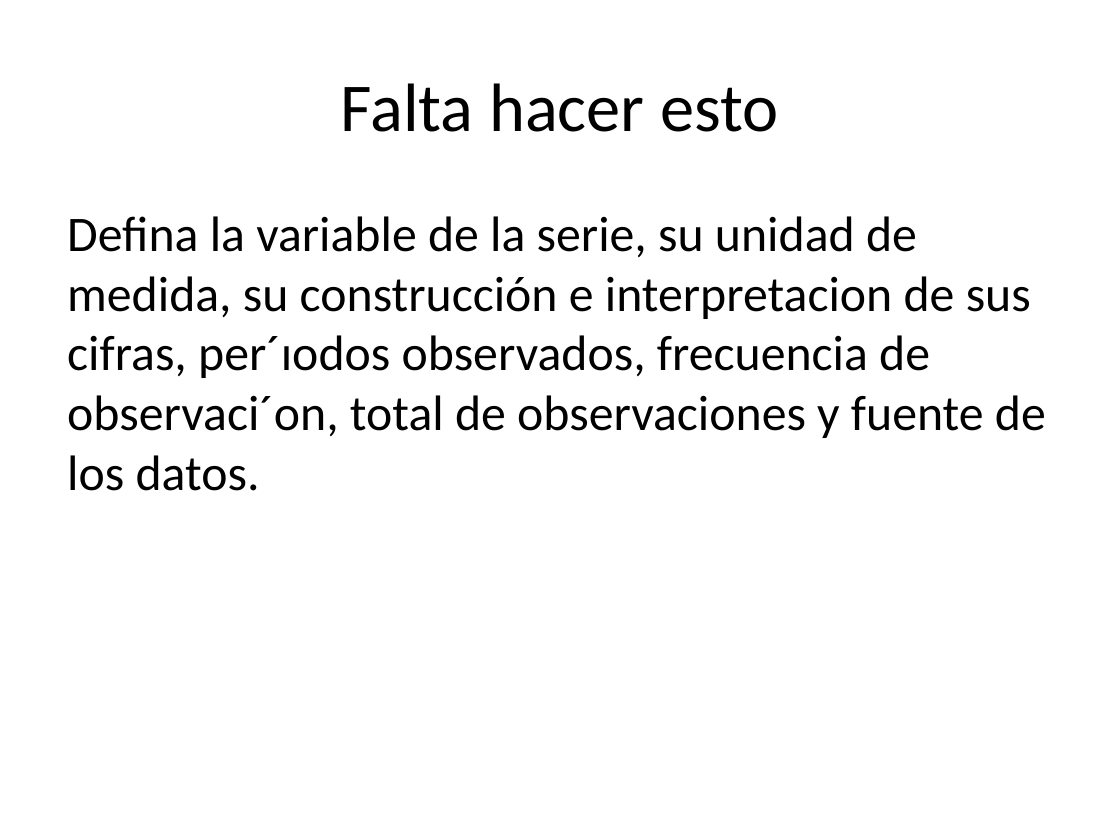
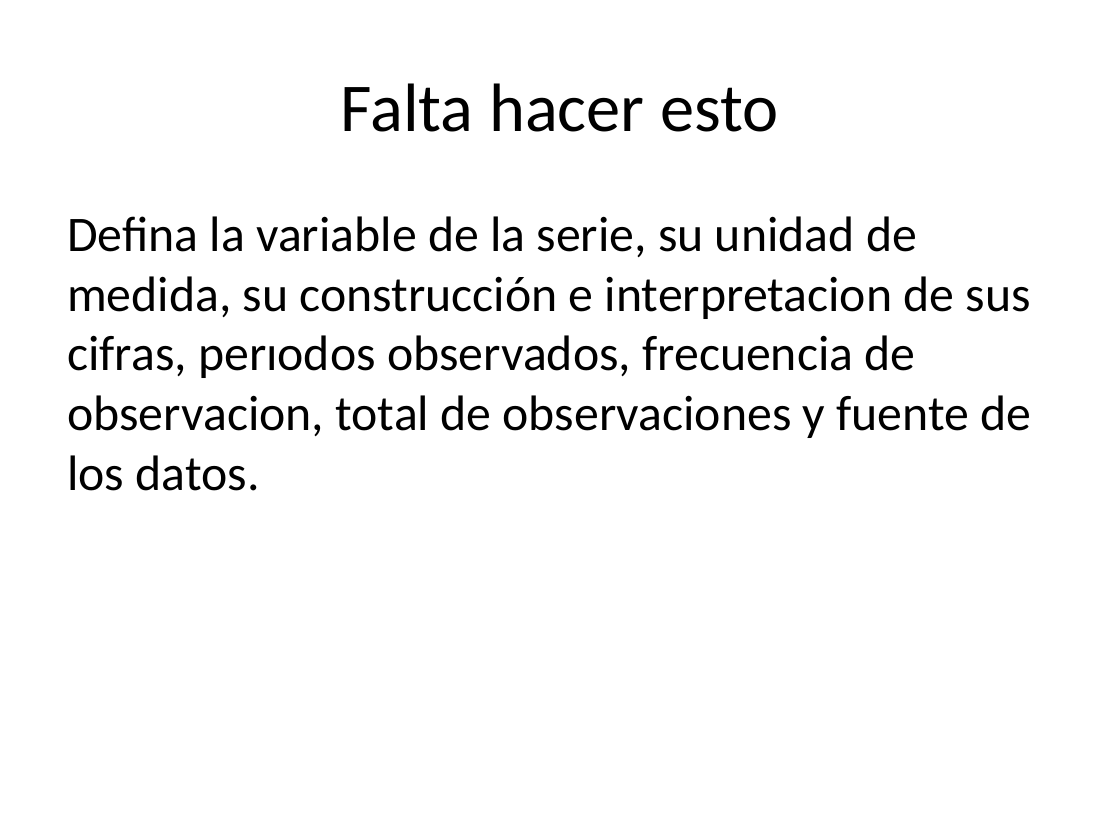
Before and after one commit to Jennifer-Salazar/Trabajo-1-Estadistica-3, a slide deck: slide 2 of Borrador.pptx. Drawn at 1120x840 pixels with LibreOffice and Linux fonts; fonts in the diff are those of the drawing. Boxes give left, top, right and bottom in pixels: in the first picture for what was removed or moved away, otherwise in the second. Text is boxed around its words. In the diff, an @@ line names an element or a change of style, - is before the commit and + after.

```diff
--- a/Borrador.pptx
+++ b/Borrador.pptx
@@ text at (67, 216, 1031, 491): text changed @@
-Defina la variable de la serie, su unidad de medida, su construcción e interpretacion de sus cifras, per´ıodos observados, frecuencia de observaci´on, total de observaciones y fuente de los datos.
+Defina la variable de la serie, su unidad de medida, su construcción e interpretacion de sus cifras, perıodos observados, frecuencia de observacion, total de observaciones y fuente de los datos.
```
Also in this commit, not shown: 5 other slides changed, 2 slides removed, 11 other files.
